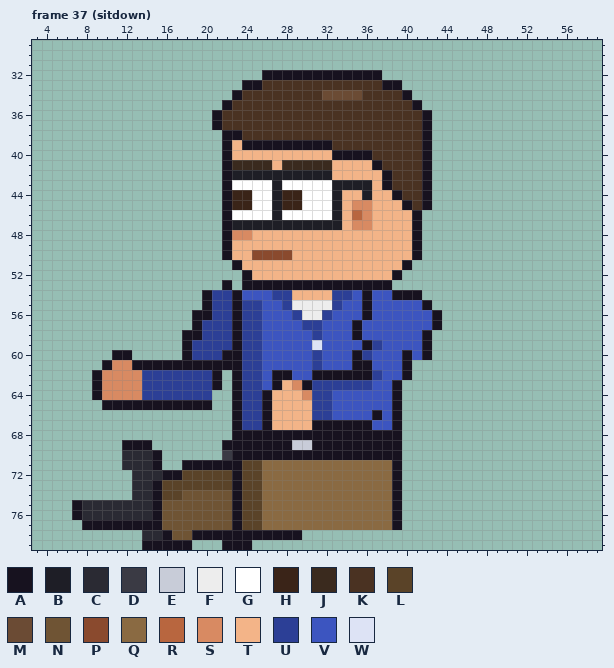
Pixel-art file -- sprites/staff/office_dan_left_anim.aseprite. The first picture shows the starting point.
64x80 pixels, 129 frames. Shown: frame 37 (sitdown): x 3..59, y 29..79. The commit also changed other frames, which this record leaves out.
Visible layers, top first: "Arm Top", "Glasses", "Hair", "Face", "Watch", "Near Arm", "Collar", "Belt", "Shirt", "Body", "Back Arm", "Pants", "Shoes".
Palette (. is transparent): A #17121f  B #1e1e26  C #2a2a33  D #3a3a44  E #c8ccd8  F #ededed  G #ffffff  H #3a2418  J #3a2a1e  K #4a3222  L #5a4328  M #6b4b34  N #6f5434  P #8a4a2e  Q #8a6a42  R #b8663f  S #d88a62  T #f3b488  U #2c3f96  V #3c55c0  W #dde3f5
Pixels before, frame 37 (sitdown) (only the part around the change), first column x 3:
57 ................AUUUAUUVVVVUUVVVAVVVVV
58 ...............AAUUUAUUVVVVVUVVVAVVVVV
59 ...............AUUUUAUUVVVVVWVVVVAUVVV
60 ........AA.....AUUUAAUUVVVVVUVVVAUVVVA
61 .......ASSAAAAAAAAAAAUUVVVVVUVVVAAVVVA
62 ......ASSSSUUUUUUUA.AUUVAAVVAAAAAAUVVA
63 ......ASSSSUUUUUUUA.AUUVATSAUUUUUUVVA.
64 ......ASSSSUUUUUUU..AUUATTTSUUVVVVVVA.
65 .......AAAAAAAAAAA..AUUATTTTUUVVVVVVA.
66 ....................AUUATTTTUUVVVVAVA.
67 ....................AUUATTTTAAAAAAVVA.
68 ....................AAAAAAAAAAAAAAAAA.
69 .........AAA.......AAAAAAAEEAAAAAAAAA.
70 .........CCCA......DAAAAAAAAAAAAAAAAA.
71 .........CCCA..AAAAAALLQQQQQQQQQQQQQA.
72 ..........CCCAALLLLLALLQQQQQQQQQQQQQA.
73 ..........CCALLLLLLLALLQQQQQQQQQQQQQA.
74 ..........CCALLNNNNNALLQQQQQQQQQQQQQA.
75 ....ACCCCCCCANNNNNNNALLQQQQQQQQQQQQQA.
76 ....ACCCCCCCANNNNNNNALLQQQQQQQQQQQQQA.
77 .....AAAAAAAANNNNNNNALLQQQQQQQQQQQQQA.
78 ...........CCANNAAAAAAAAAAA...........
79 ...........AAAAA...AAA................
And afterwards:
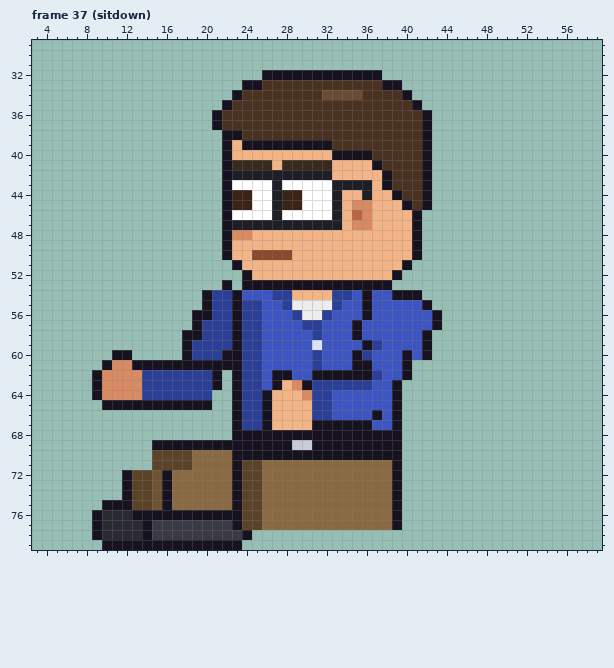
What changed:
Frame 37 (sitdown), layers "Pants", "Shoes":
The edit adds colour A in row 69 at x 15 to 21; in rows 72 to 74 at x 12; in row 78 at x 9; in row 79 at x 10 to 13 and 19 to 21.
Colour C gives way to colour A in row 75 at x 10 to 12; in row 76 at x 9 and 13 to 14; in row 78 at x 14.
Colour L gives way to colour A in rows 73 to 74 at x 16.
Colour N gives way to colour A in row 75 at x 16; in row 76 at x 16 to 22.
The edit adds colour C in row 78 at x 10 to 13.
Colour A gives way to colour C in row 77 at x 10 to 13.
Colour A gives way to colour D in row 77 at x 15; in row 78 at x 16 and 19 to 23.
Colour C gives way to colour D in row 78 at x 15.
Colour N gives way to colour D in row 77 at x 16 to 22; in row 78 at x 17 to 18.
The edit adds colour L in row 70 at x 16 to 18; in row 71 at x 16 to 17.
Colour A gives way to colour L in row 70 at x 15; in row 71 at x 15 and 18.
Colour C gives way to colour L in rows 72 to 75 at x 13 to 14.
Colour A gives way to colour N in rows 73 to 75 at x 15.
Colour C gives way to colour N in row 72 at x 15.
The edit adds colour Q in row 70 at x 19 to 21.
Colour A gives way to colour Q in row 71 at x 19 to 22; in row 72 at x 17.
Colour D gives way to colour Q in row 70 at x 22.
Colour L gives way to colour Q in row 72 at x 18 to 22; in row 73 at x 17 to 22; in row 74 at x 17.
Colour N gives way to colour Q in row 74 at x 18 to 22; in row 75 at x 17 to 22.
Colour A is gone in row 69 at x 12 to 14; in rows 75 to 76 at x 7; in row 77 at x 8; in row 78 at x 25 to 29; in row 79 at x 24.
Colour C is gone in rows 70 to 71 at x 12 to 14; in row 75 at x 8 to 9; in row 76 at x 8.
Changed places in both pictures, as pixel boxes (x1, y1, x2, y2):
changed: (72, 440, 302, 550)
